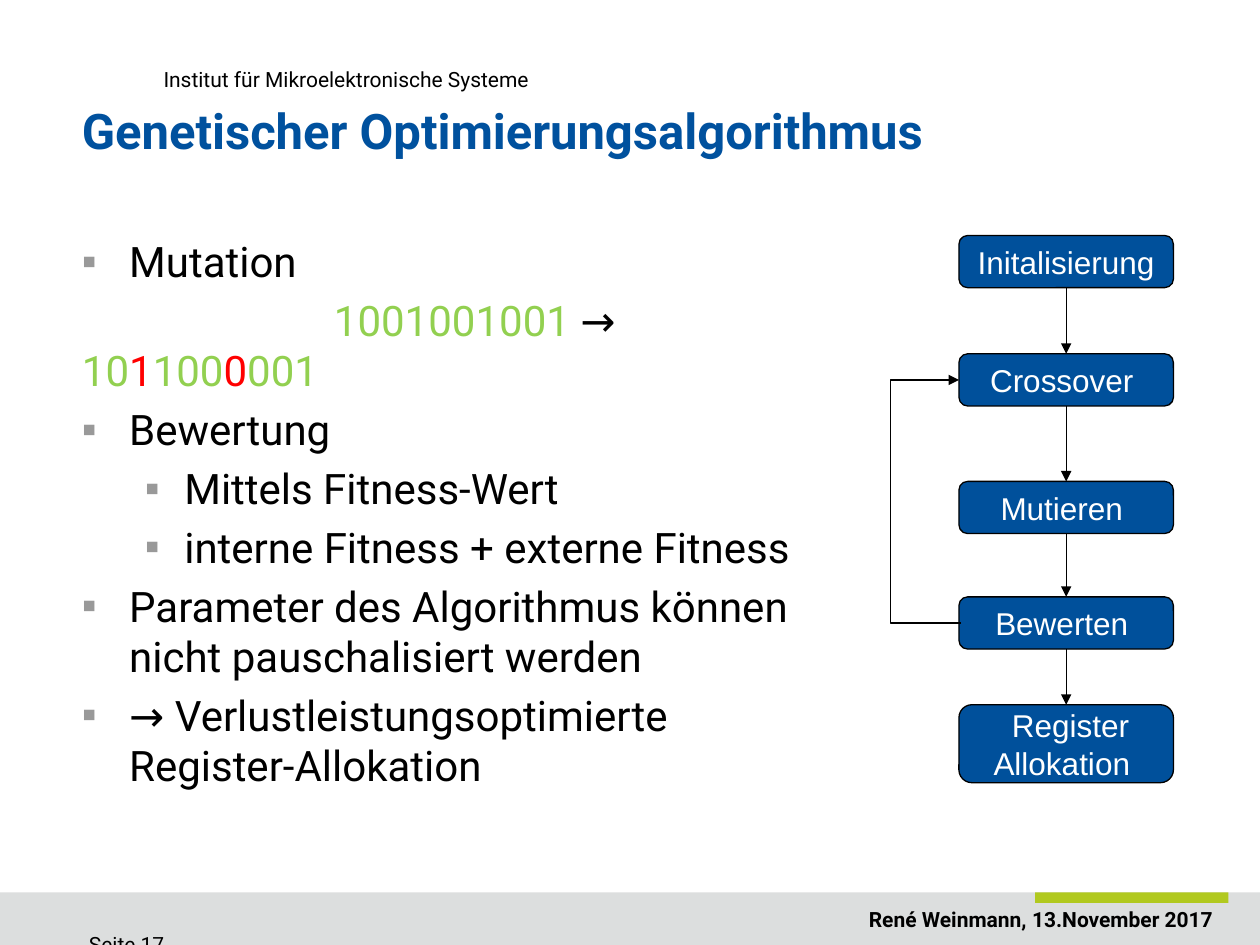
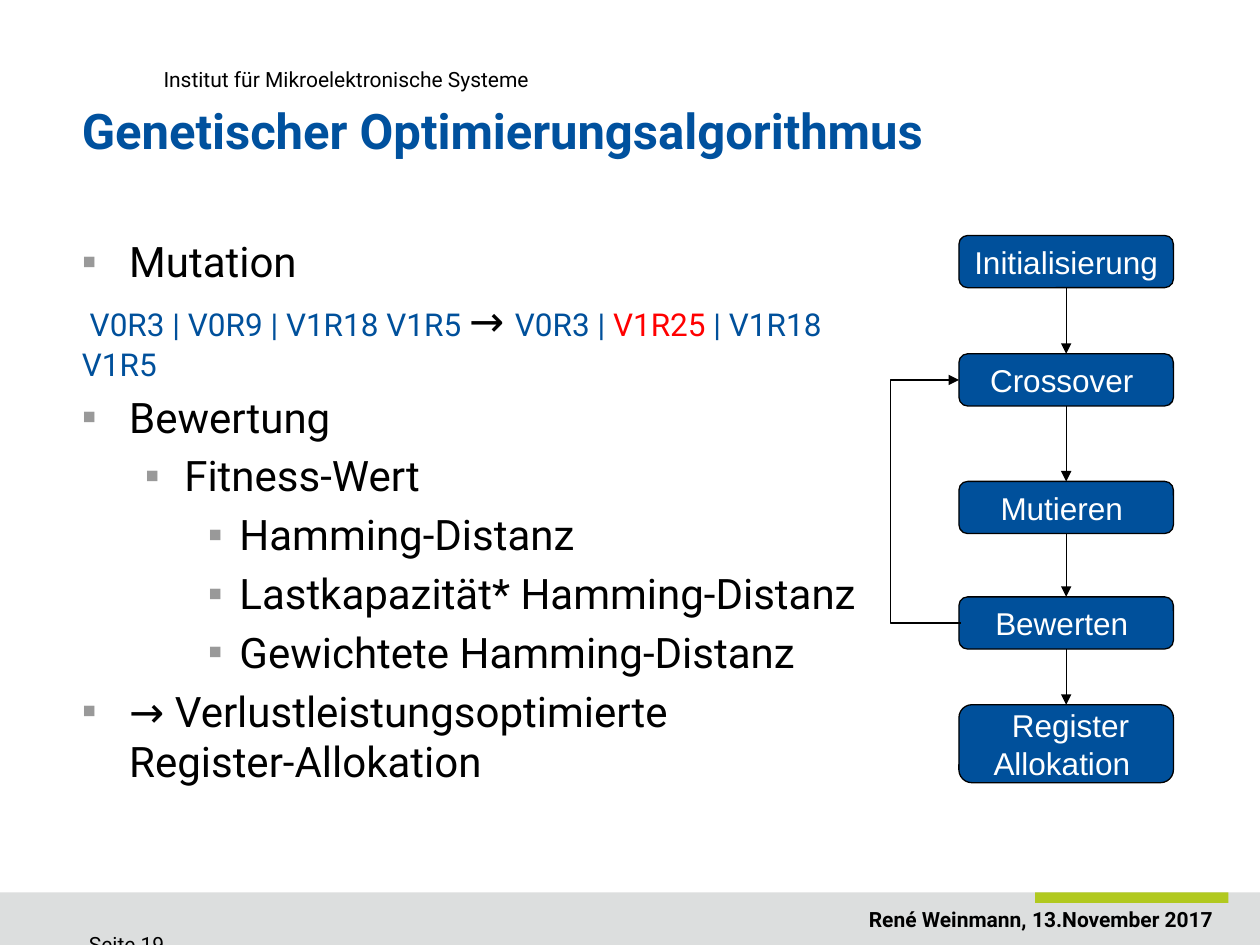
Before and after one commit to ReneWeinmann/Masterarbeit, a slide deck: slide 19 of Presentation_Rene_Weinmann.pptx (slide 17 before the commit). Drawn at 1260x945 pixels with LibreOffice and Linux fonts; fonts in the diff are those of the drawing; background and template pictures are left out. Boxes give left, top, right and bottom in pixels: in the first picture for what was removed or moved away, otherwise in the second. Text is boxed around its words. In the diff, an @@ line names an element or a change of style, - is before the commit and + after.

```diff
--- a/Presentation_Rene_Weinmann.pptx
+++ b/Presentation_Rene_Weinmann.pptx
@@ text in rounded rectangle at [974, 251, 1158, 280]: text changed @@
-Initalisierung
+Initialisierung
@@ text at [82, 313, 822, 377]: text changed; size 24 to 18 pt; text colour #92D050 to #00509B @@
-1001001001 → 1011000001
+V0R3 | V0R9 | V1R18 V1R5 → V0R3 | V1R25 | V1R18 V1R5
@@ text at [184, 460, 856, 677]: text changed @@
-  ▪ Mittels Fitness-Wert
-  ▪ interne Fitness + externe Fitness
-▪ Parameter des Algorithmus können nicht pauschalisiert werden
+  ▪ Fitness-Wert
+    ▪ Hamming-Distanz
+    ▪ Lastkapazität* Hamming-Distanz
+    ▪ Gewichtete Hamming-Distanz
```
Also in this commit, not shown: 9 other slides changed, 3 slides added.
